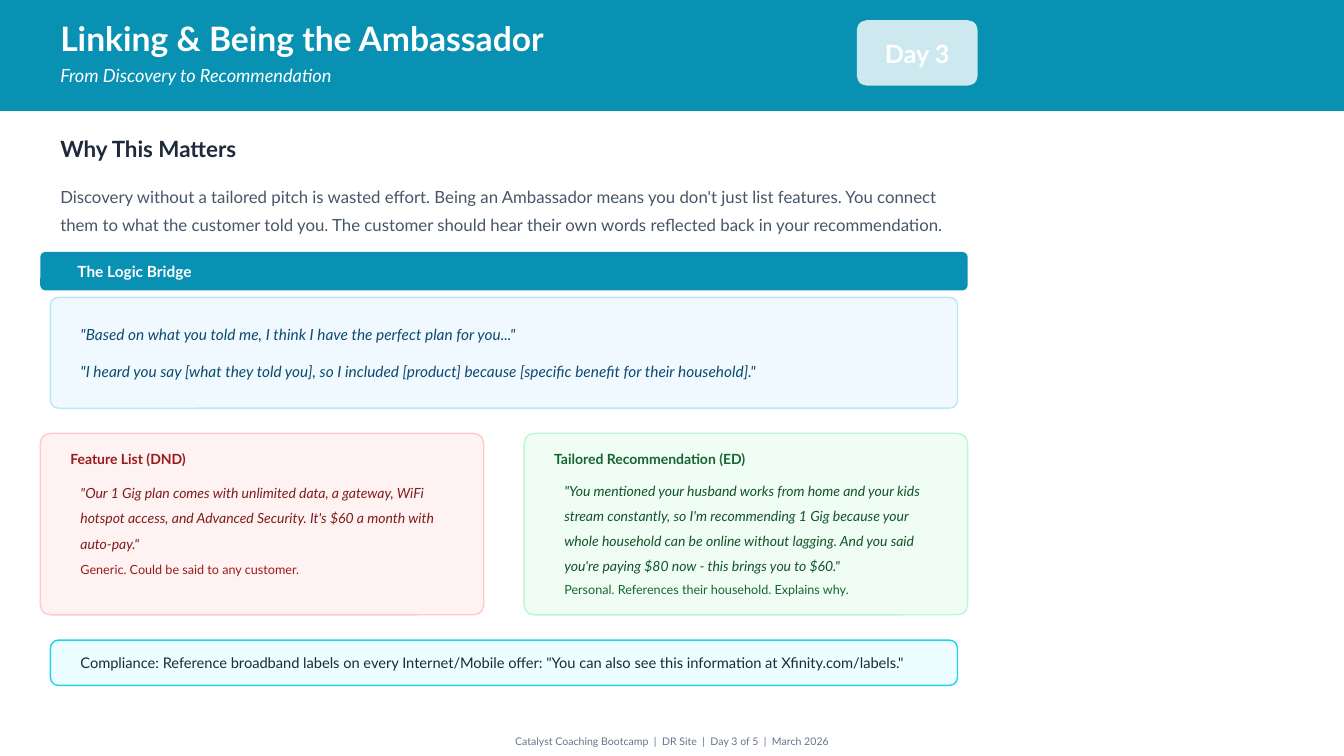
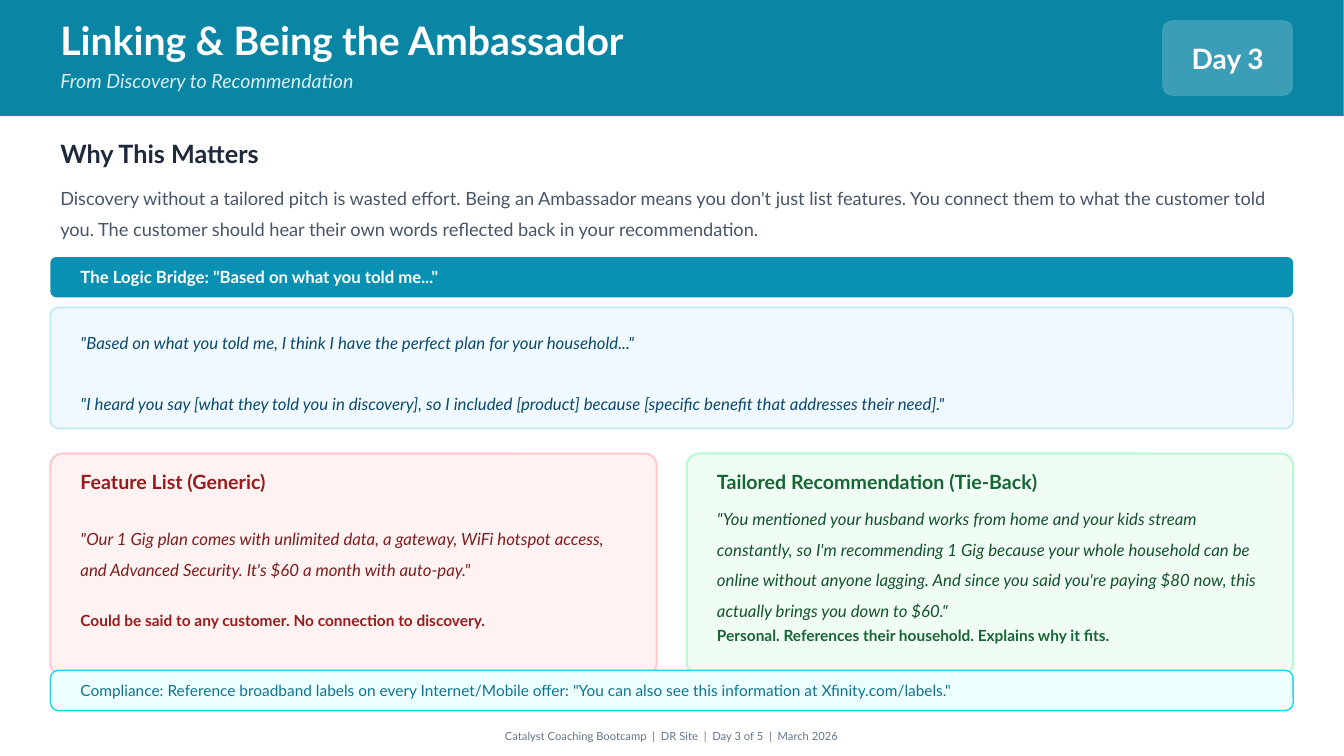
Before and after one commit to joshuaedgecomb-dev/catalyst-qa-scorecard, a slide deck: slide 6 of bootcamp/Catalyst_Bootcamp_Agent_Deck.pptx. Drawn at 1344x756 pixels with LibreOffice and Linux fonts; fonts in the diff are those of the drawing. Boxes give left, top, right and bottom in pixels: in the first picture for what was removed or moved away, otherwise in the second. Text is boxed around its words. In the diff, an @@ line names an element or a change of style, - is before the commit and + after.

```diff
--- a/bootcamp/Catalyst_Bootcamp_Agent_Deck.pptx
+++ b/bootcamp/Catalyst_Bootcamp_Agent_Deck.pptx
@@ rectangle: place and size @@
-rectangle at (0, 0, 1344, 111)
+rectangle at (0, 0, 1344, 116)
@@ rectangle added at (0, 0, 1344, 116), fill #0E7490 at 40% opacity @@
@@ text "Linking & Being the Ambassador" at (60, 26, 624, 62): size 24 to 28 pt @@
@@ rounded rectangle removed at (857, 20, 978, 86) @@
@@ rounded rectangle added at (1163, 20, 1294, 96), fill #FFFFFF at 20% opacity @@
@@ text added at (1192, 48, 1263, 74), 20 pt, text #FFFFFF, bold @@
+Day 3
@@ text "From Discovery to Recommendation" at (60, 74, 353, 92): size 13 to 14 pt, text colour #FFFFFF to #FFFFFF at 85% opacity @@
@@ text "Why This Matters" at (60, 144, 259, 168): size 16 to 18 pt @@
@@ text "Discovery without a tailored pitch ..." at (60, 191, 1265, 239): size 12 to 13 pt; line spacing 20pt to 22pt @@
@@ rounded rectangle: place and size @@
-rounded rectangle at (40, 252, 968, 290)
+rounded rectangle at (50, 257, 1294, 297)
@@ text at (80, 270, 438, 286): text changed; size 11 to 12 pt @@
-The Logic Bridge
+The Logic Bridge: "Based on what you told me..."
@@ rounded rectangle: place and size @@
-rounded rectangle at (50, 297, 958, 408)
+rounded rectangle at (50, 308, 1294, 429)
@@ text at (80, 336, 945, 413): text changed; size 11 to 12 pt @@
-"Based on what you told me, I think I have the perfect plan for you..."
-"I heard you say [what they told you], so I included [product] because [specific benefit for their household]."
+"Based on what you told me, I think I have the perfect plan for your household..."
+"I heard you say [what they told you in discovery], so I included [product] because [specific benefit that addresses their need]."
@@ rounded rectangle removed at (40, 434, 484, 615) @@
@@ rounded rectangle removed at (524, 434, 968, 615) @@
@@ rounded rectangle added at (50, 454, 656, 676), fill #FEF2F2, outline #FECACA 1.5 pt @@
@@ text at (80, 474, 265, 492): text changed; size 10 to 14 pt @@
-Feature List (DND)
+Feature List (Generic)
@@ rounded rectangle added at (688, 454, 1294, 676), fill #F0FDF4, outline #BBF7D0 1.5 pt @@
@@ text at (717, 474, 1037, 492): text changed; size 10 to 14 pt @@
-Tailored Recommendation (ED)
+Tailored Recommendation (Tie-Back)
@@ text ""Our 1 Gig plan comes ...": place and size @@
-text ""Our 1 Gig plan comes ..." at (80, 487, 434, 552)
+text ""Our 1 Gig plan comes ..." at (80, 532, 604, 579)
@@ text ""Our 1 Gig plan comes ..." at (80, 532, 604, 579): size 10 to 12 pt; line spacing 18pt to 22pt @@
@@ text at (717, 512, 1255, 620): text changed; size 10 to 12 pt @@
-"You mentioned your husband works from home and your kids stream constantly, so I'm recommending 1 Gig because your whole household can be online without lagging. And you said you're paying $80 now - this brings you to $60."
+"You mentioned your husband works from home and your kids stream constantly, so I'm recommending 1 Gig because your whole household can be online without anyone lagging. And since you said you're paying $80 now, this actually brings you down to $60."
@@ text at (80, 614, 486, 629): text changed; size 9 to 11 pt; bold on @@
-Generic. Could be said to any customer.
+Could be said to any customer. No connection to discovery.
@@ text at (717, 629, 1109, 644): text changed; size 9 to 11 pt; bold on @@
-Personal. References their household. Explains why.
+Personal. References their household. Explains why it fits.
@@ proportions changed in 3 elements at (50, 308, 1294, 429), (50, 257, 1294, 297), (50, 670, 1294, 711) @@
@@ rounded rectangle: place and size @@
-rounded rectangle at (50, 640, 958, 686)
+rounded rectangle at (50, 670, 1294, 711)
@@ text "Compliance: Reference broadband labels on ...": place and size @@
-text "Compliance: Reference broadband labels on ..." at (80, 657, 903, 671)
+text "Compliance: Reference broadband labels on ..." at (80, 684, 951, 699)
@@ text "Compliance: Reference broadband labels on ..." at (80, 684, 951, 699): size 10.5 to 11 pt, text colour #1E293B to #0E7490 @@
@@ text "Catalyst Coaching Bootcamp | DR ..." at (505, 732, 838, 742): size 7.5 to 8 pt @@
```
Also in this commit, not shown: 8 other slides changed, 7 other files.
